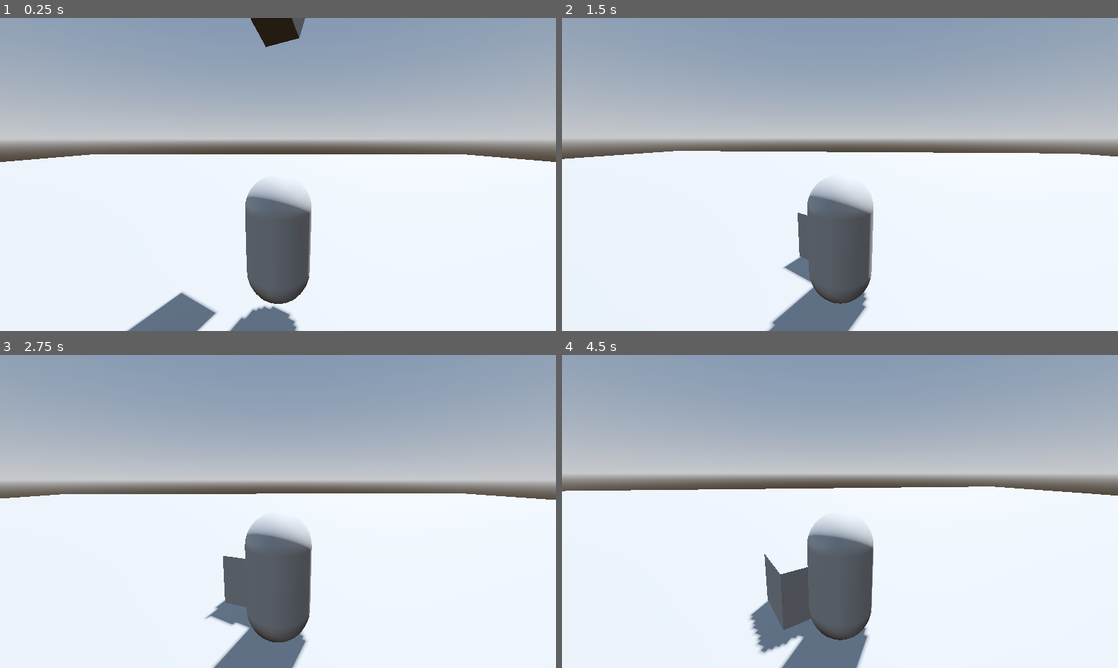
Above: before the commit, frames 1-4 (two rows, left to right).
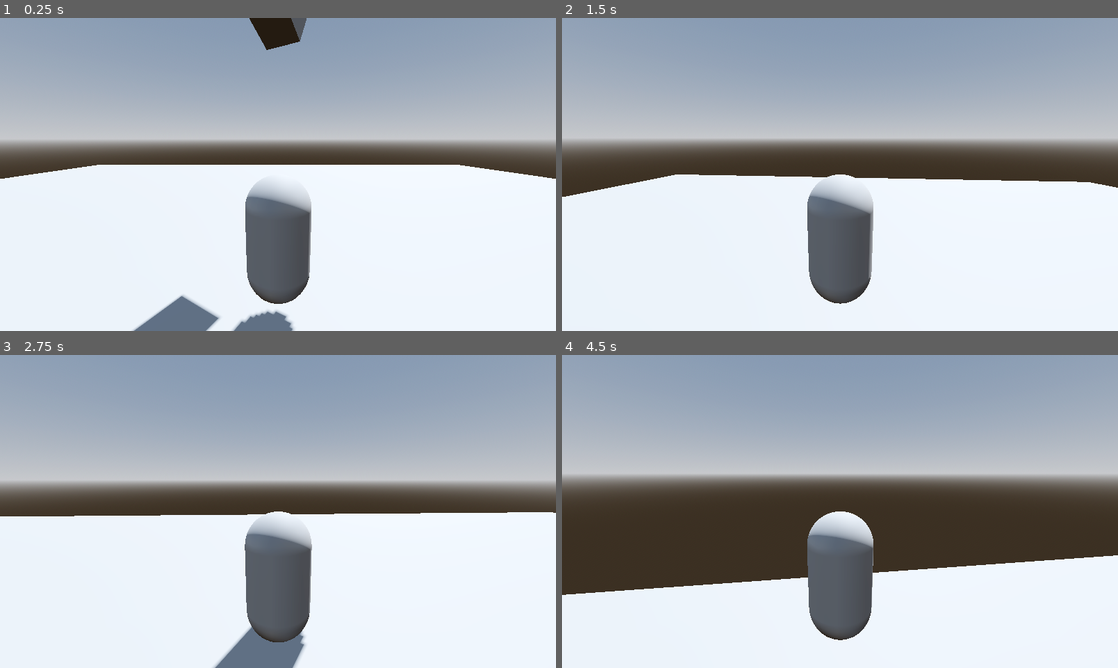
Above: after the commit, the same moments.

Repository: DragonCat4012/StarSign_Game
Game: Godot game, scene res://Scenes/GameScene.tscn
Same seed, same stepped clock (60 frames per second), same inputs: the game is played once before the commit and once after it.
Inputs (mouse positions are in pixels of both pictures, inside the frame that each line leads up to):
- Up to frame 1 (0.25 s): no input
- Up to frame 2 (1.5 s): move the mouse to (867, 174) at 0.52 s; hold W (Move_Forward) from 0.53 s (still down); tap Space (Move_Jump) at 0.6, 0.77, 1.07, 1.35 s; move the mouse to (812, 174) at 1.27 s
- Up to frame 3 (2.75 s): keep holding W (Move_Forward); tap Space (Move_Jump) at 1.52, 1.82, 2.1 s; move the mouse to (289, 505) at 2.02 s
- Up to frame 4 (4.5 s): move the mouse to (834, 517) at 2.77 s; tap Space (Move_Jump) at 2.85, 3.02, 3.32, 3.6, 3.77, 4.07, 4.35 s; move the mouse to (878, 514) at 3.52 s; tap Escape (ui_cancel) at 4.15 s; move the mouse to (673, 464) at 4.27 s; release W (Move_Forward) at 4.28 s; hold A (Move_Left) from 4.28 s (still down)

The runs differ from the first frame. In frame 1, 4.5% of the frame differs, in the area x 0-100%, y 0-100%; in frame 2, 11%; in frame 3, 7.4%; in frame 4, 29%, in the area x 0-100%, y 42-100%.

Commit message:
Jumpinmg :tada:

Diff:
--- a/Scenes/GameScene.tscn
+++ b/Scenes/GameScene.tscn
@@ -1,7 +1,7 @@
 [gd_scene load_steps=8 format=3 uid="uid://dtgdy77r2dce7"]
 
-[ext_resource type="PackedScene" uid="uid://1nk1bb57dn6q" path="res://Scenes/Sprites/Player.tscn" id="1_53drk"]
 [ext_resource type="PackedScene" uid="uid://13gkl48m34xd" path="res://Scenes/Sprites/DefaultCube.tscn" id="1_hxdoa"]
+[ext_resource type="PackedScene" uid="uid://3p5cfy4of3l" path="res://Scenes/Sprites/Player2.tscn" id="2_y0cxw"]
 
 [sub_resource type="ProceduralSkyMaterial" id="ProceduralSkyMaterial_fkjhi"]
 sky_horizon_color = Color(0.64625, 0.65575, 0.67075, 1)
@@ -31,17 +31,18 @@
 shadow_enabled = true
 
 [node name="DefaultCube" parent="DirectionalLight3D" instance=ExtResource("1_hxdoa")]
-transform = Transform3D(1, 0, -1.49012e-08, 2.98023e-08, 1, 1.49012e-07, 5.96046e-08, 0, 1, 1.37683, -2.00225, 1.30147)
+transform = Transform3D(1, 0, -1.49012e-08, 1.49012e-07, 1, 1.49012e-07, 2.08616e-07, 0, 1, 1.3678, -2.02515, 1.31468)
 
 [node name="MeshInstance3D" type="MeshInstance3D" parent="."]
-transform = Transform3D(35.395, 0, 0, 0, 35.395, 0, 0, 0, 35.395, 0, -6, 0)
+transform = Transform3D(20.9791, 0, 0, 0, 20.9791, 0, 0, 0, 20.9791, 0, -6, 0)
 mesh = SubResource("PlaneMesh_in0bf")
 
 [node name="Floor" type="StaticBody3D" parent="MeshInstance3D"]
+transform = Transform3D(0.66195, 0, 0, 0, 0.66195, 0, 0, 0, 0.66195, 0, 0, 0)
 
 [node name="CollisionShape3D" type="CollisionShape3D" parent="MeshInstance3D/Floor"]
+transform = Transform3D(1.51447, 0, 0, 0, 1.51447, 0, 0, 0, 1.51447, 0, 0, 0)
 shape = SubResource("ConcavePolygonShape3D_n6r7d")
 
-[node name="Player" parent="." instance=ExtResource("1_53drk")]
-transform = Transform3D(1, 0, 0, 0, 1, 0, 0, 0, 1, 0, -4.39142, 0)
-linear_damp = 3.0
+[node name="Player2" parent="." instance=ExtResource("2_y0cxw")]
+transform = Transform3D(1, 0, 0, 0, 1, 0, 0, 0, 1, 0, -4.22626, 0)
--- /dev/null
+++ b/Scenes/Sprites/Player2.gd
@@ -0,0 +1,51 @@
+extends CharacterBody3D
+
+@onready var twistPivot = $TwistPivot
+@onready var pitchPivot = $TwistPivot/PitchPivot
+
+var mouse_sensitivity := 0.001
+var twist_input := 0.0
+var pitch_input := 0.0
+
+const Speed = 5.0
+const Jump_Velocity = 4.5
+var gravity = ProjectSettings.get_setting("physics/3d/default_gravity")
+
+func _ready():
+	Input.mouse_mode = Input.MOUSE_MODE_CAPTURED
+
+func _process(delta: float):
+	if Input.is_action_just_pressed("ui_cancel"):
+		Input.mouse_mode = Input.MOUSE_MODE_VISIBLE
+
+	twistPivot.rotate_y(twist_input)
+	pitchPivot.rotate_x(pitch_input)
+
+#	$TwistPivot.rotation.y = clamp($TwistPivot.rotation.y,	-0.5, 0.5)
+	pitchPivot.rotation.x = clamp(pitchPivot.rotation.x, deg_to_rad(-30), deg_to_rad(30))
+	twist_input = 0.0
+	pitch_input = 0.0
+
+func _unhandled_input(event: InputEvent):
+	if event is InputEventMouseMotion:
+		if Input.mouse_mode == Input.MOUSE_MODE_CAPTURED:
+			twist_input = - event.relative.x * mouse_sensitivity
+			pitch_input = - event.relative.y * mouse_sensitivity
+
+func _physics_process(delta):
+	if not is_on_floor():
+		velocity.y -= gravity * delta
+
+	if Input.is_action_just_pressed("Move_Jump") and is_on_floor():
+		velocity.y = Jump_Velocity
+
+	var input_dir = Input.get_vector("Move_Left", "Move_Right", "Move_Forward", "Move_Backward")
+	var direction = (transform.basis * Vector3(input_dir.x, 0, input_dir.y)).normalized()
+	if direction:
+		velocity.x = direction.x * Speed
+		velocity.z = direction.z * Speed
+	else:
+		velocity.x = move_toward(velocity.x, 0, Speed)
+		velocity.z = move_toward(velocity.z, 0, Speed)
+
+	move_and_slide()
--- /dev/null
+++ b/Scenes/Sprites/Player2.tscn
@@ -0,0 +1,25 @@
+[gd_scene load_steps=4 format=3 uid="uid://3p5cfy4of3l"]
+
+[ext_resource type="Script" path="res://Scenes/Sprites/Player2.gd" id="1_v6ynd"]
+
+[sub_resource type="CapsuleMesh" id="CapsuleMesh_ltwhn"]
+
+[sub_resource type="CapsuleShape3D" id="CapsuleShape3D_wubwq"]
+
+[node name="Player2" type="CharacterBody3D"]
+script = ExtResource("1_v6ynd")
+
+[node name="MeshInstance3D" type="MeshInstance3D" parent="."]
+mesh = SubResource("CapsuleMesh_ltwhn")
+
+[node name="CollisionShape3D" type="CollisionShape3D" parent="."]
+shape = SubResource("CapsuleShape3D_wubwq")
+
+[node name="TwistPivot" type="Node3D" parent="."]
+transform = Transform3D(1, 0, 0, 0, 1, 0, 0, 0, 1, 0, 1, 0)
+
+[node name="PitchPivot" type="Node3D" parent="TwistPivot"]
+transform = Transform3D(1, 0, 0, 0, 0.984808, 0.173648, 0, -0.173648, 0.984808, 0, 0, 0)
+
+[node name="Camera3D" type="Camera3D" parent="TwistPivot/PitchPivot"]
+transform = Transform3D(1, 0, 0, 0, 1, 0, 0, 0, 1, 0, 0, 3)
